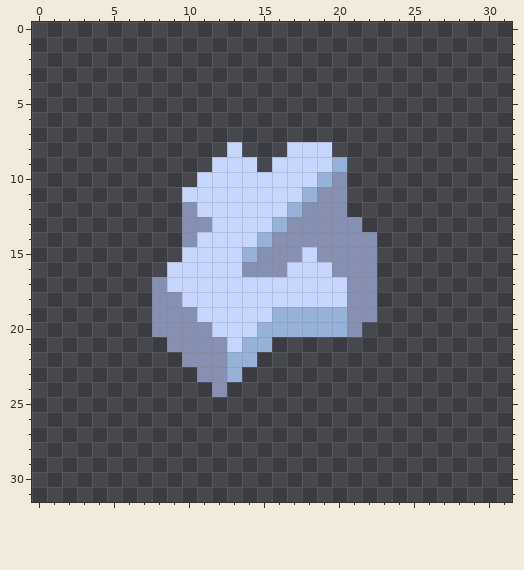
File history of a pixel-art sprite, sprites/items/raw-aluminium.png. Above is the file before it was changed.
Rulers count pixels.
Now the later version:
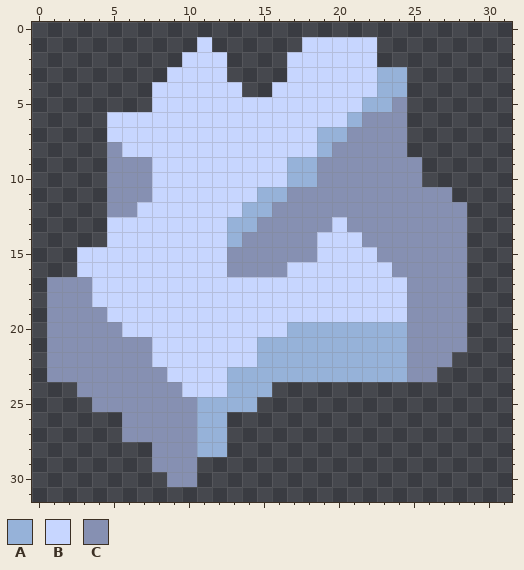
Palette (. is transparent): A #96b2d9  B #c7d6ff  C #8690b2
The exact change:
file 64x64 -> 32x32 pixels (blocks of 2x2 -> 1x1; one block is one cell here)
There is now colour A in rows 3 to 4 at x 23 to 24; in row 5 at x 22 to 23; in row 6 at x 21; in row 7 at x 19 to 20; in row 20 at x 22 to 24; in row 21 at x 16 to 24.
There is now colour A in row 22 at x 15 to 24; in row 23 at x 14 to 24; in row 24 at x 13 to 15; in row 25 at x 11 to 14; in rows 26 to 28 at x 11 to 12.
The edit turns colour B into colour A in row 8 at x 19; in rows 9 to 10 at x 17 to 18; in row 11 at x 15 to 16; in row 12 at x 14 to 15; in row 13 at x 13 to 14; in row 14 at x 13.
The edit turns colour C into colour A in row 20 at x 21.
There is now colour B in row 1 at x 11 and 18 to 22; in row 2 at x 10 to 12 and 17 to 22; in row 3 at x 9 to 12 and 17 to 22; in row 4 at x 8 to 13 and 16 to 22; in row 5 at x 8 to 21; in row 6 at x 5 to 20.
There is now colour B in row 7 at x 5 to 18; in row 8 at x 6 to 12 and 14 to 16; in row 9 at x 8 to 11 and 15; in row 10 at x 8 to 10; in row 11 at x 8 to 9; in row 12 at x 7 to 9.
There is now colour B in rows 13 to 14 at x 5 to 9; in row 15 at x 3 to 9; in row 16 at x 3 to 8 and 23; in rows 17 to 18 at x 4 to 7 and 23 to 24; in row 19 at x 5 to 7 and 23 to 24; in row 20 at x 6 to 7.
There is now colour B in row 21 at x 8; in row 22 at x 8 to 9; in row 23 at x 9 to 10; in row 24 at x 10 to 11.
The edit turns colour A into colour B in row 19 at x 16 to 20; in row 20 at x 15 to 16; in row 21 at x 14; in row 22 at x 13 to 14.
The edit turns colour C into colour B in row 12 at x 10; in row 13 at x 10 to 11 and 20; in row 14 at x 10 and 19 to 21; in row 15 at x 19 to 22; in row 16 at x 20 to 22; in row 17 at x 8 and 21 to 22.
The edit turns colour C into colour B in row 18 at x 8 to 9 and 21 to 22; in row 19 at x 8 to 10 and 21 to 22; in row 20 at x 8 to 11; in row 21 at x 9 to 12; in row 22 at x 10 to 12; in row 23 at x 11 to 12.
The edit turns colour C into colour B in row 24 at x 12.
There is now colour C in row 5 at x 24; in row 6 at x 22 to 24; in row 7 at x 21 to 24; in row 8 at x 5 and 20 to 24; in rows 9 to 10 at x 5 to 7 and 21 to 25; in row 11 at x 5 to 7 and 21 to 27.
There is now colour C in row 12 at x 5 to 6 and 21 to 28; in row 13 at x 22 to 28; in rows 14 to 15 at x 23 to 28; in row 16 at x 24 to 28; in rows 17 to 18 at x 1 to 3 and 25 to 28; in row 19 at x 1 to 4 and 25 to 28.
There is now colour C in row 20 at x 1 to 5 and 25 to 28; in row 21 at x 1 to 7 and 25 to 28; in row 22 at x 1 to 7 and 25 to 27; in row 23 at x 1 to 8 and 25 to 26; in row 24 at x 3 to 9; in row 25 at x 4 to 10.
There is now colour C in rows 26 to 27 at x 6 to 10; in rows 28 to 29 at x 8 to 10; in row 30 at x 9 to 10.
The edit turns colour A into colour C in row 9 at x 20; in row 10 at x 19; in row 11 at x 18; in row 12 at x 17; in row 13 at x 16; in row 14 at x 15.
The edit turns colour A into colour C in row 15 at x 14.
The edit turns colour B into colour C in row 9 at x 19; in row 11 at x 17; in row 12 at x 16; in row 13 at x 15; in row 14 at x 14; in row 15 at x 13 and 18.
The edit turns colour B into colour C in row 16 at x 13.
